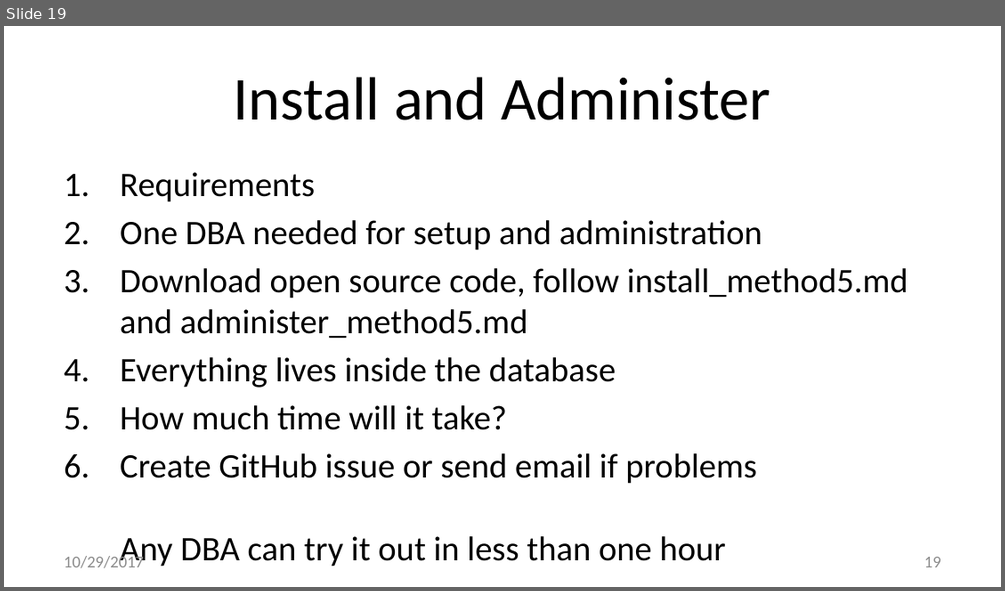
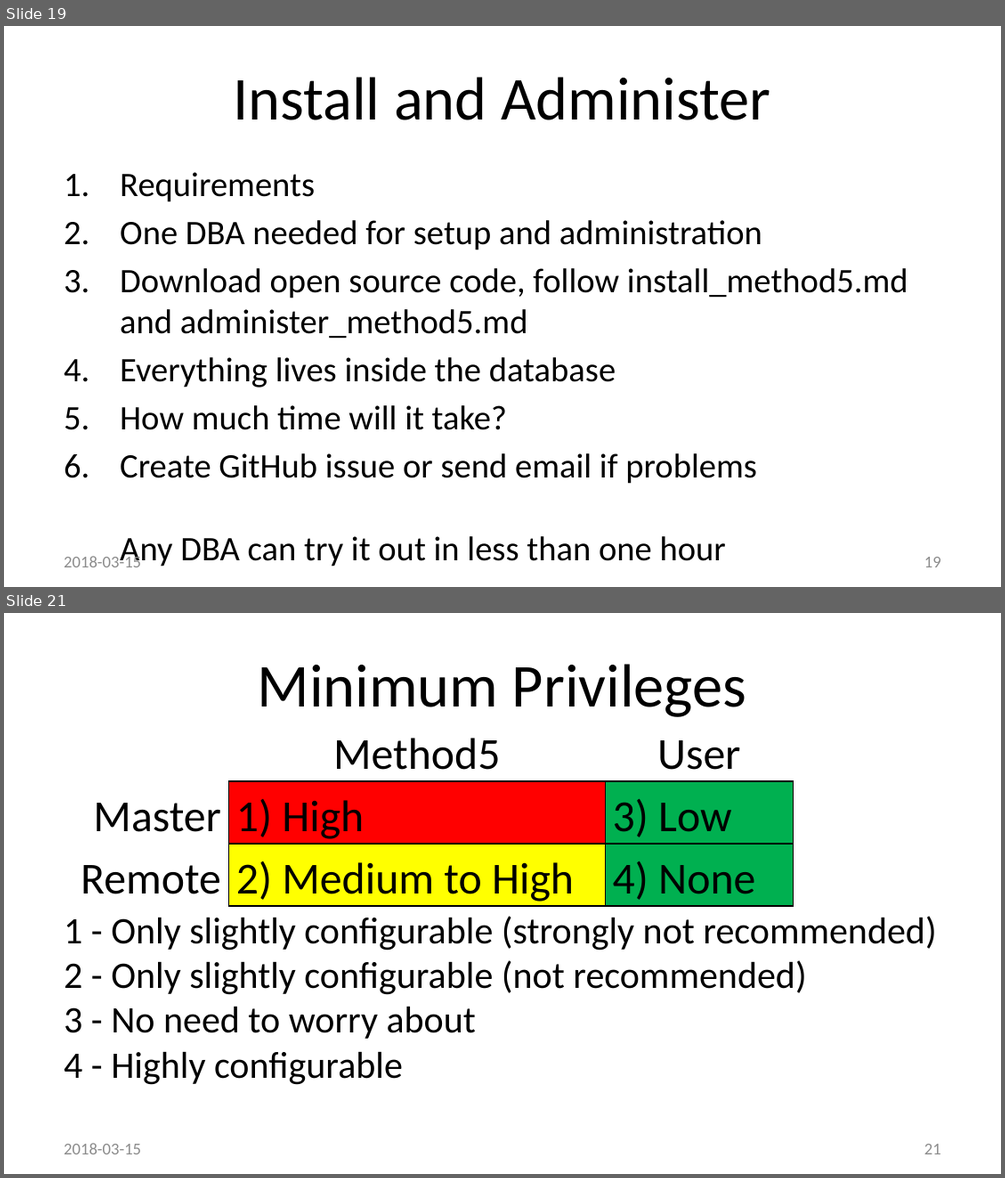
Before and after one commit to method5/method5.github.io, a slide deck: presentations/Method5.pptx. Shown one above the other, each under a label of ours: slide 19 before the commit, slides 19 and 21 after it; the slides between them are not shown. The pictures are 1005x591 and 1005x1178 pixels, drawn with LibreOffice and Linux fonts; fonts in the diff are those of the drawing; background and template pictures are left out. Boxes give left, top, right and bottom in pixels: in the first picture for what was removed or moved away, otherwise in the second. Text is boxed around its words. In the diff, an @@ line names an element or a change of style, - is before the commit and + after.

```diff
--- a/presentations/Method5.pptx
+++ b/presentations/Method5.pptx
@@ slide 21 added at bbox=[4, 613, 1001, 1174], background #FFFFFF @@
@@ title added at bbox=[257, 664, 746, 717], 44 pt, text #000000 @@
+Minimum Privileges
@@ table added at bbox=[37, 719, 793, 905], 3 rows, 3 columns @@
+ | Method5 | User
+Master | 1) High | 3) Low
+Remote | 2) Medium to High | 4) None
@@ text added at bbox=[64, 916, 936, 1085], 27 pt, text #000000 @@
+1 - Only slightly configurable (strongly not recommended)
+2 - Only slightly configurable (not recommended)
+3 - No need to worry about
+4 - Highly configurable
@@ text added at bbox=[64, 1143, 141, 1154], 12 pt, text #8C8C8C @@
+2018-03-15
@@ page number added at bbox=[924, 1143, 941, 1154], 12 pt, text #8C8C8C @@
+21
@@ slide 19 changed as well @@
@@ text at bbox=[64, 553, 141, 567]: text changed @@
-10/29/2017
+2018-03-15
```
Also in this commit, not shown: 20 other slides changed, 3 other slides added.
